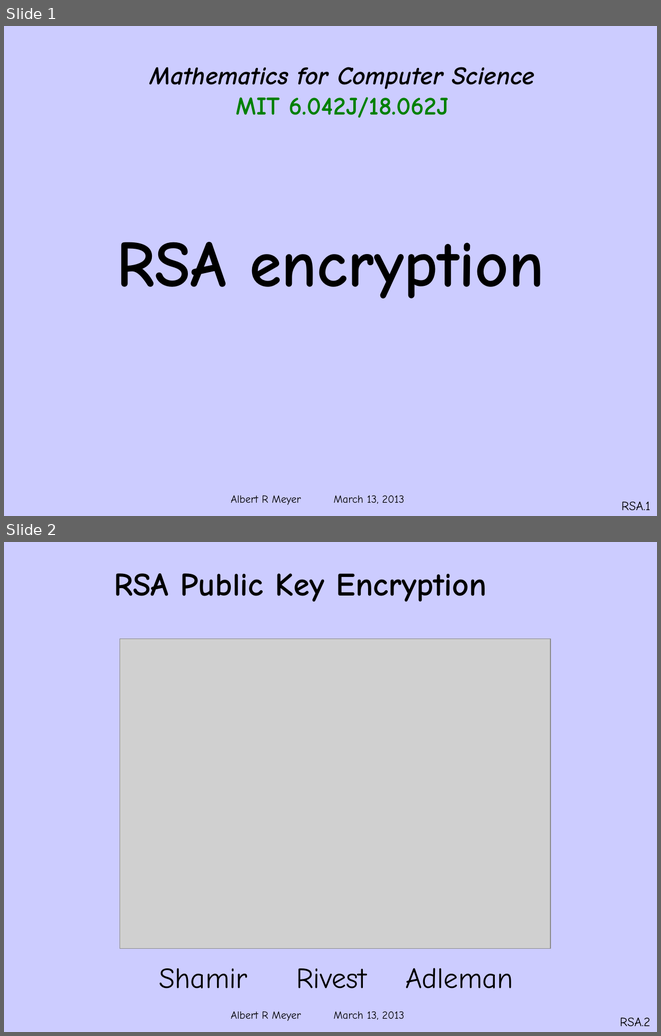
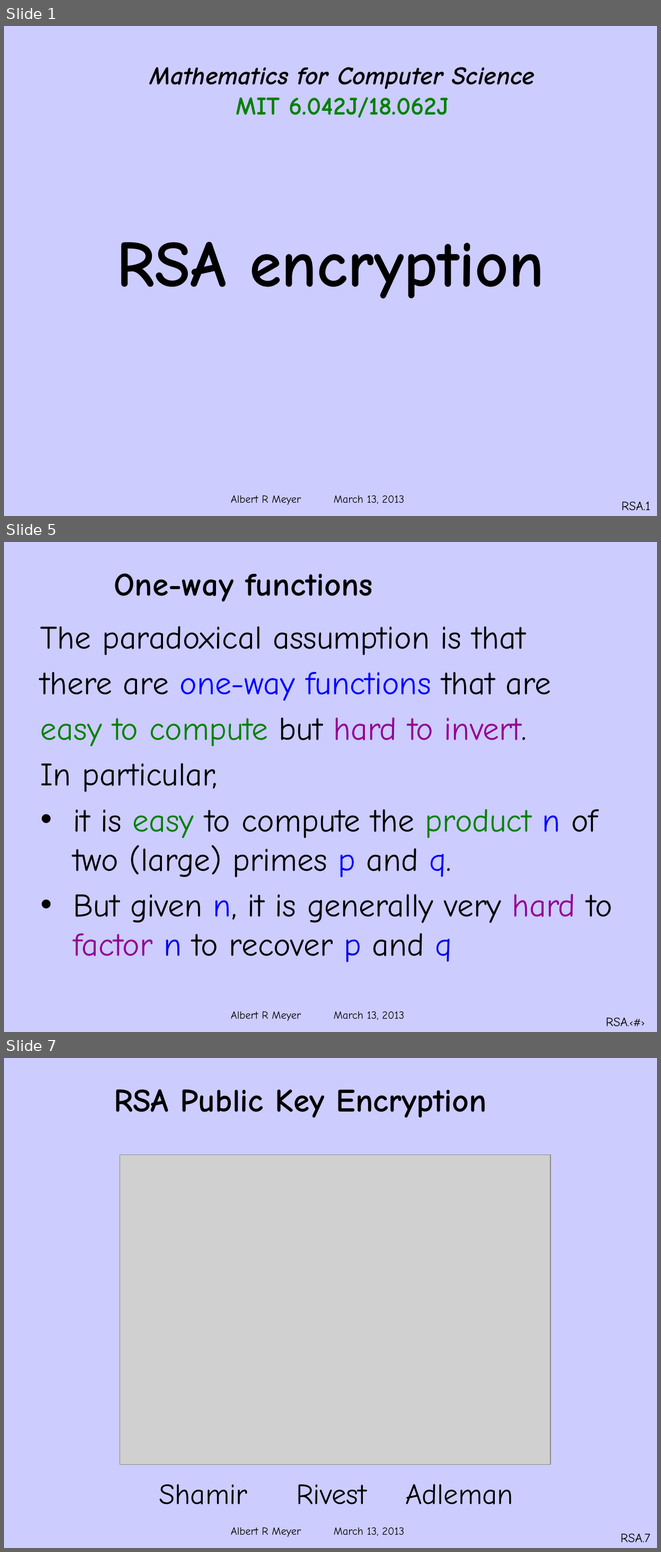
Before and after one commit to armeyer/mcs_web, a slide deck: spring13/slides13/rsa.pptx. Shown one above the other, each under a label of ours: slides 1 and 2 before the commit, slides 1, 5 and 7 after it; the slides between them are not shown. The pictures are 661x1036 and 661x1552 pixels, drawn with LibreOffice and Linux fonts; fonts in the diff are those of the drawing; grey boxes stand for pictures; background and template pictures are left out. Boxes give left, top, right and bottom in pixels: in the first picture for what was removed or moved away, otherwise in the second. Text is boxed around its words. In the diff, an @@ line names an element or a change of style, - is before the commit and + after.

```diff
--- a/spring13/slides13/rsa.pptx
+++ b/spring13/slides13/rsa.pptx
@@ slide 5 added at (4,542,657,1032), background #CCCCFF; not listed: 1 template element that a slide beside it also shows @@
@@ title added at (114,573,373,602), 36 pt, text #000000, bold @@
+One-way functions
@@ text added at (41,626,612,962), 36 pt, text #000000 @@
+The paradoxical assumption is that
+there are one-way functions that are
+easy to compute but hard to invert.
+In particular,
+• it is easy to compute the product n of two (large) primes p and q.
+• But given n, it is generally very hard to factor n to recover p and q
@@ text added at (606,1017,627,1026), 12 pt, text #000000 @@
+RSA.‹#›
@@ what was slide 2 is now slide 7 @@
@@ page number at (620,1533,650,1542): text changed @@
-RSA.2
+RSA.7
```
Also in this commit, not shown: 4 other slides added, 1 other file.
